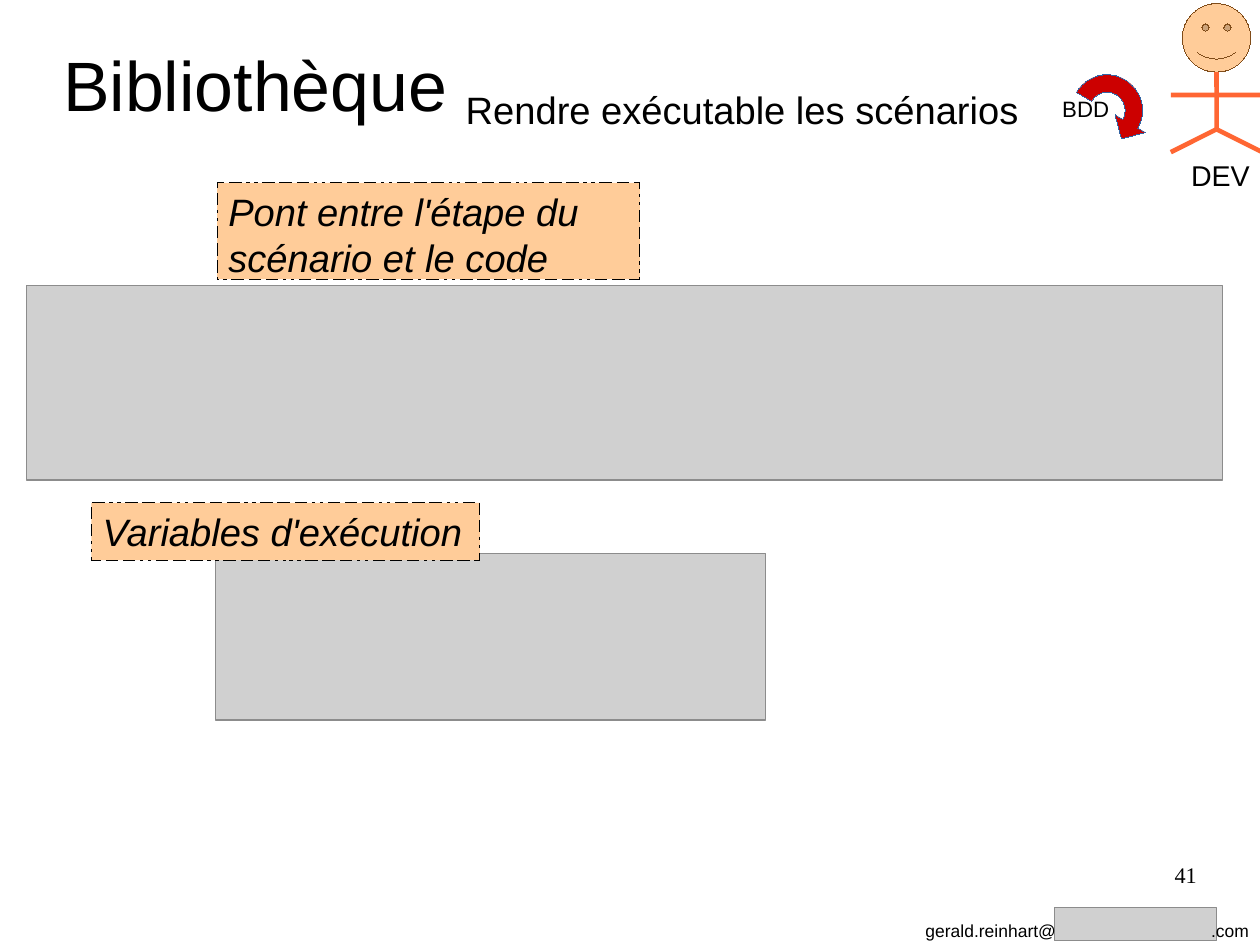
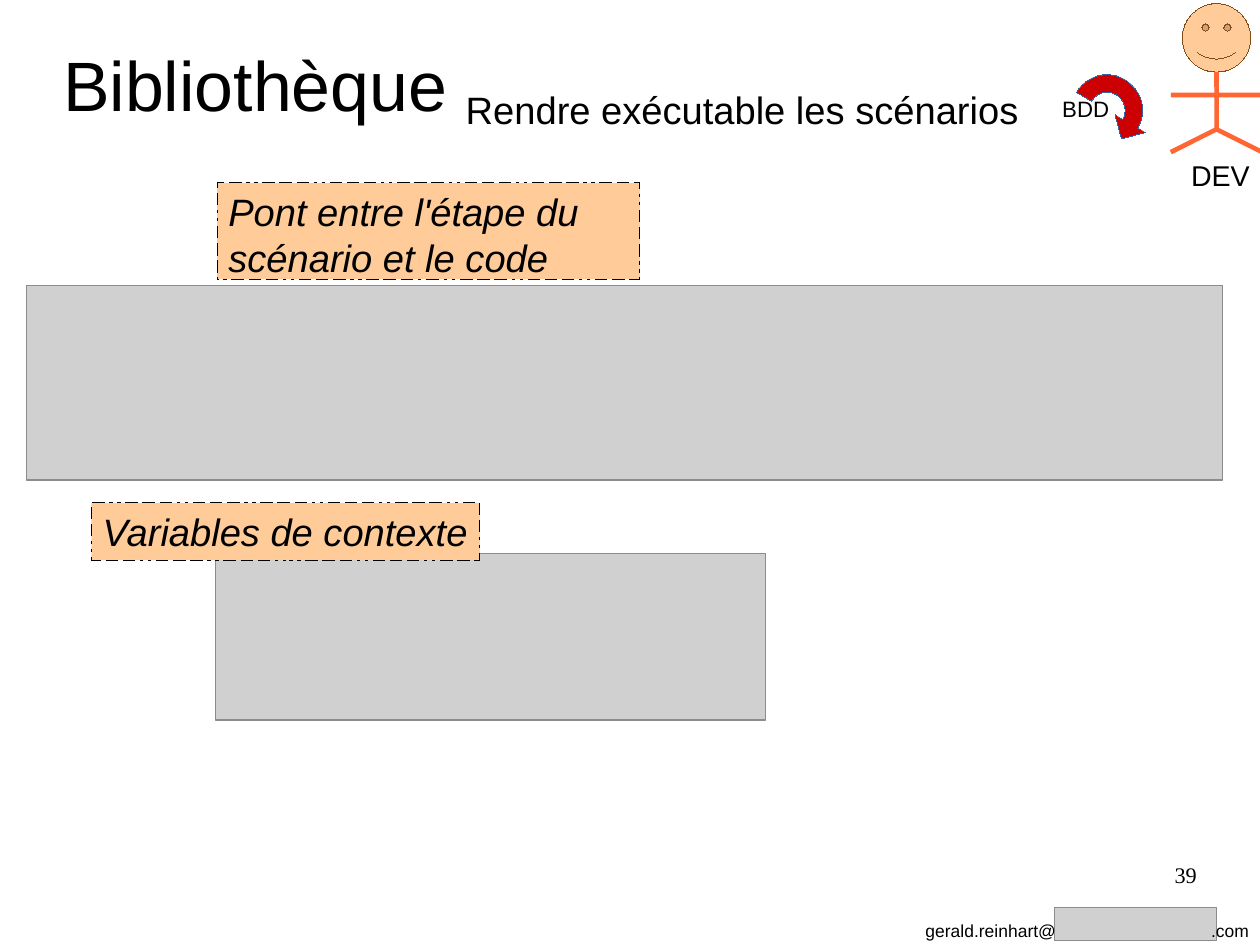
Before and after one commit to GeReinhart/dojo-bdd-library-ws-java, a slide deck: slide 39 of doc/BDD_presentation_agile_grenoble_2016.odp (slide 41 before the commit). Drawn at 1260x945 pixels with LibreOffice and Linux fonts; fonts in the diff are those of the drawing; grey boxes stand for pictures. Boxes give left, top, right and bottom in pixels: in the first picture for what was removed or moved away, otherwise in the second. Text is boxed around its words. In the diff, an @@ line names an element or a change of style, - is before the commit and + after.

```diff
--- a/doc/BDD_presentation_agile_grenoble_2016.odp
+++ b/doc/BDD_presentation_agile_grenoble_2016.odp
@@ text in rectangle at [103,518,467,547]: text changed @@
-Variables d'exécution
+Variables de contexte
@@ page number at [1175,868,1197,884]: text changed @@
-41
+39
```
Also in this commit, not shown: 13 other slides changed, 3 slides removed, 1 other file.
